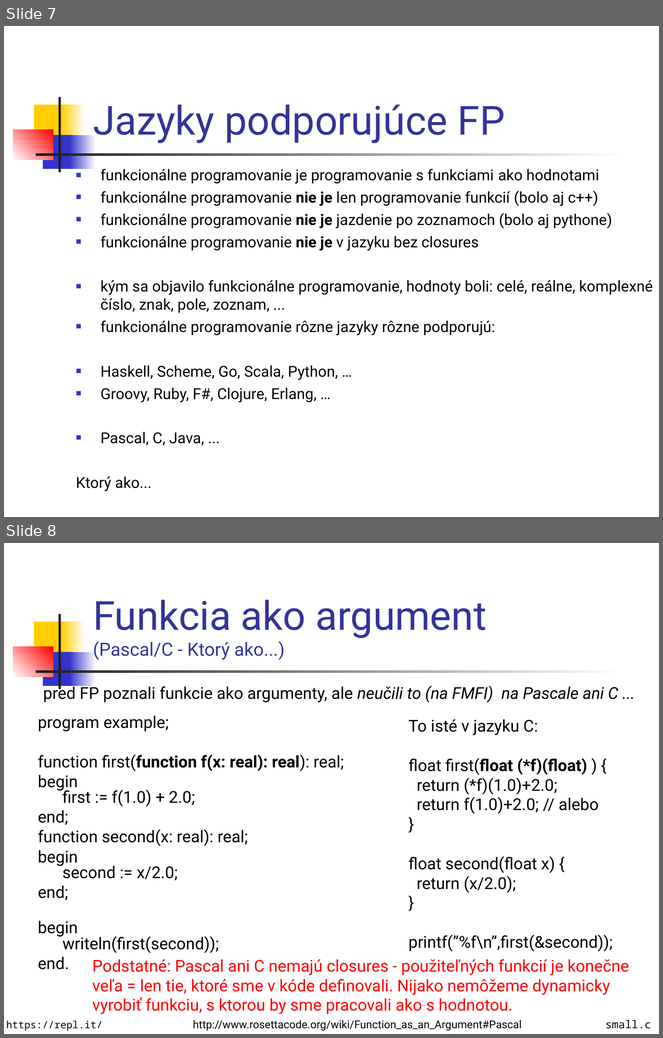
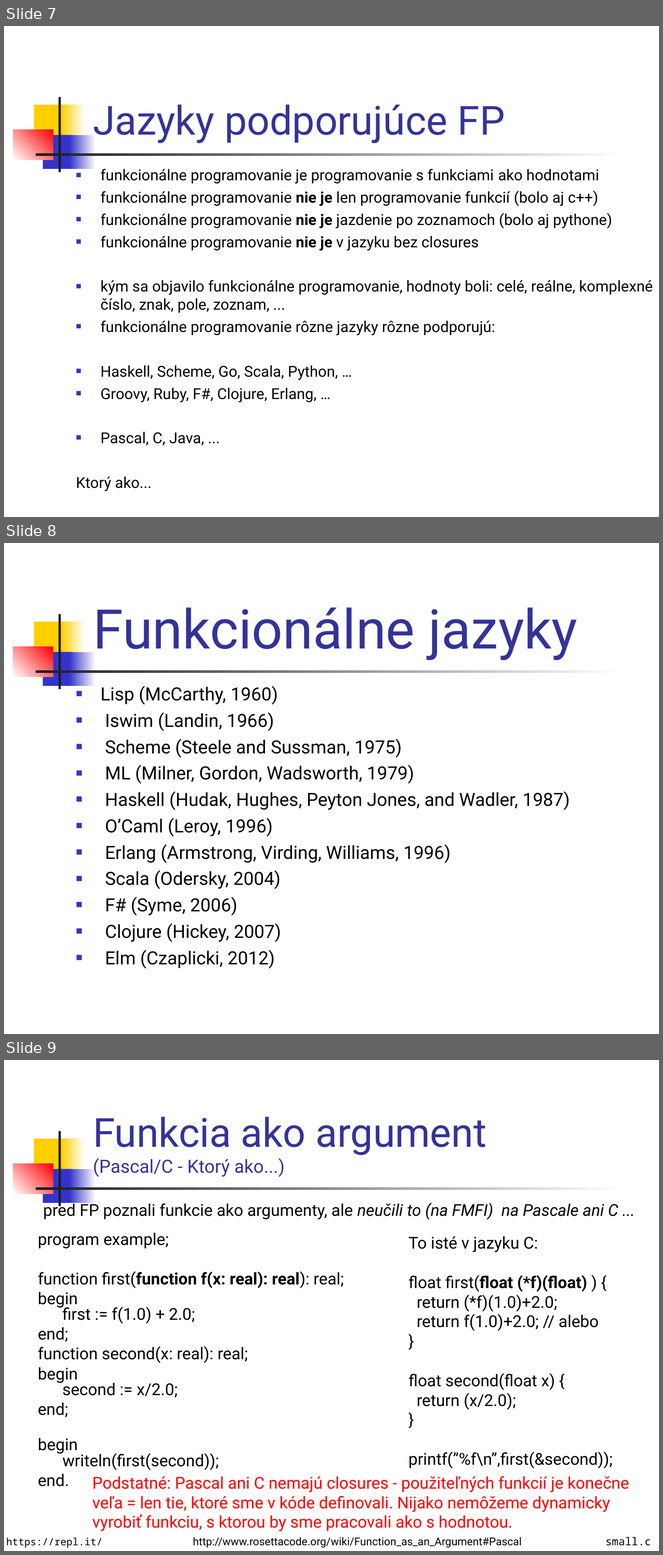
Before and after one commit to Funkcionalne/Prednasky, a slide deck: 01/01_fpro.ppt. Shown one above the other, each under a label of ours: slides 7 and 8 before the commit, slides 7, 8 and 9 after it. The pictures are 663x1038 and 663x1555 pixels, drawn with LibreOffice and Linux fonts; fonts in the diff are those of the drawing. Boxes give left, top, right and bottom in pixels: in the first picture for what was removed or moved away, otherwise in the second. Text is boxed around its words. In the diff, an @@ line names an element or a change of style, - is before the commit and + after.

```diff
--- a/01/01_fpro.ppt
+++ b/01/01_fpro.ppt
@@ slide 8 added at [4,543,659,1034], background #FFFFFF; not listed: 7 template elements that a slide beside it also shows @@
@@ title added at [93,607,578,661], 60 pt, text #333399 @@
+Funkcionálne jazyky
@@ text added at [101,686,570,969], 20 pt, text #000000 @@
+■ Lisp (McCarthy, 1960)
+■ Iswim (Landin, 1966)
+■ Scheme (Steele and Sussman, 1975)
+■ ML (Milner, Gordon, Wadsworth, 1979)
+■ Haskell (Hudak, Hughes, Peyton Jones, and Wadler, 1987)
+■ O’Caml (Leroy, 1996)
+■ Erlang (Armstrong, Virding, Williams, 1996)
+■ Scala (Odersky, 2004)
+■ F# (Syme, 2006)
+■ Clojure (Hickey, 2007)
+■ Elm (Czaplicki, 2012)
@@ what was slide 8 is now slide 9 @@
```
Also in this commit, not shown: 3 slides changed, 3 other files.
